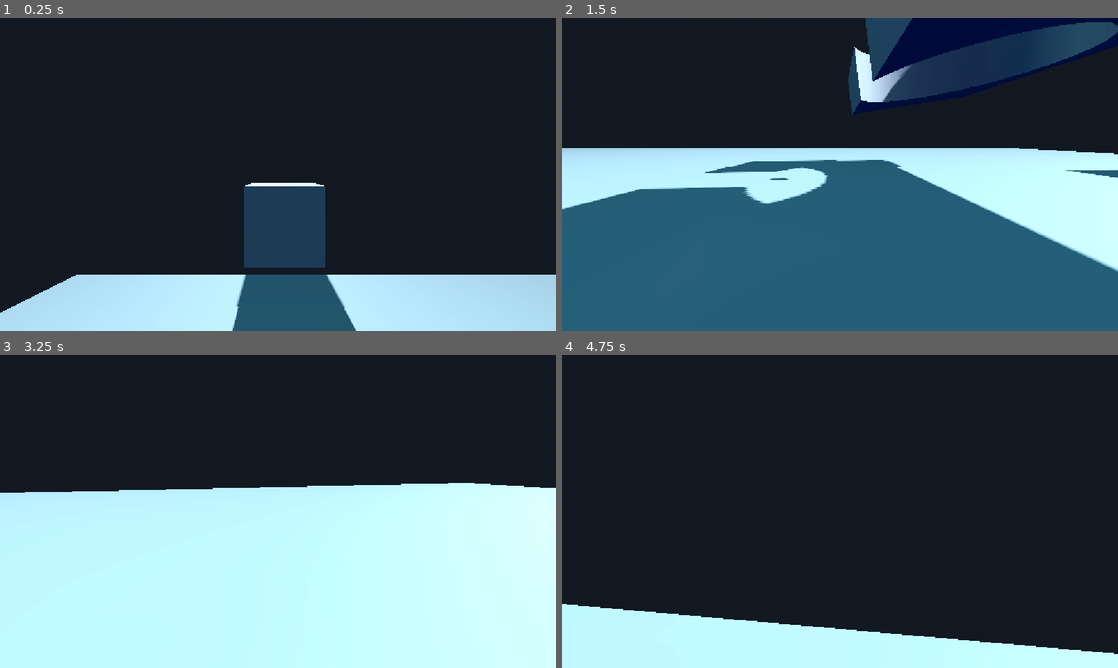
Above: before the commit, frames 1-4 (two rows, left to right).
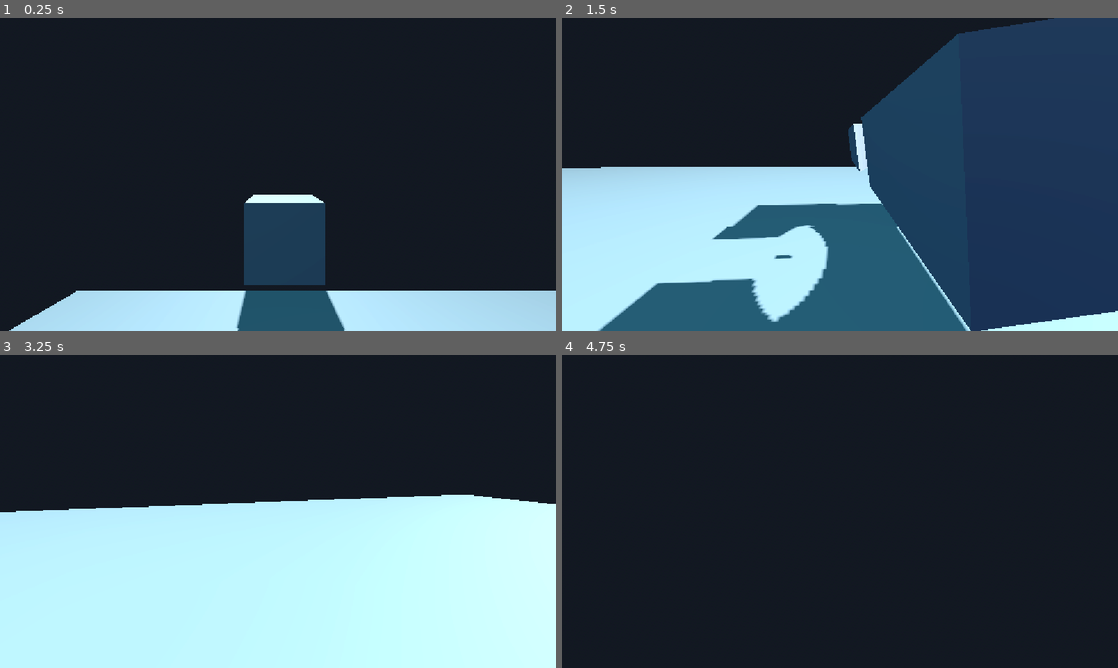
Above: after the commit, the same moments.

Repository: OrzBeta/Assignment3Godot
Game: Godot game, scene res://scenes/demo_scene.tscn
Same seed, same stepped clock (60 frames per second), same inputs: the game is played once before the commit and once after it.
Inputs (mouse positions are in pixels of both pictures, inside the frame that each line leads up to):
- Up to frame 1 (0.25 s): no input
- Up to frame 2 (1.5 s): tap Enter (ui_accept) at 0.5, 0.77 s; move the mouse to (962, 158) at 0.52 s; press the mouse at (962, 158) at 0.53 s; hold D (move_right) 0.53-1.28 s; move the mouse to (812, 174) at 1.27 s; release the mouse at (812, 174) at 1.28 s; hold W (move_forward) from 1.28 s (still down); click (812, 174) at 1.35 s
- Up to frame 3 (3.25 s): keep holding W (move_forward); tap Enter (ui_accept) at 1.52, 3.02 s; move the mouse to (289, 505) at 2.02 s; press the mouse at (289, 505) at 2.03 s; move the mouse to (272, 517) at 2.77 s; release the mouse at (272, 517) at 2.78 s; click (272, 517) at 2.85 s
- Up to frame 4 (4.75 s): keep holding W (move_forward); move the mouse to (878, 514) at 3.52 s; press the mouse at (878, 514) at 3.53 s; tap Enter (ui_accept) at 3.77, 4.52 s; move the mouse to (795, 508) at 4.27 s; release the mouse at (795, 508) at 4.28 s; click (795, 508) at 4.35 s

The runs differ from the first frame. In frame 1, 6.6% of the frame differs, in the area x 0-100%, y 52-100%; in frame 2, 57%, in the area x 0-100%, y 0-100%; in frame 3, 4.8%; in frame 4, 12%.

Commit message:
terminal velocity

Diff:
--- a/scenes/player.gd
+++ b/scenes/player.gd
@@ -2,7 +2,10 @@
 
 @export var SPEED = 5.0
 @export var JUMP_VELOCITY = 6
-@export var GravityConstant = 9.81
+#@export var GravityConstant = 9.81
+
+##instead, try using terminal velocity
+@export var Terminal_Velocity = 40
 
 
 var mouseCaptured := false
@@ -45,8 +48,10 @@
 func _physics_process(delta: float) -> void:
 	# Add the gravity.
 	if not is_on_floor():
-		#velocity += get_gravity() * delta
-		velocity.y = -GravityConstant
+		if velocity.y >= -40:
+			velocity += get_gravity() * delta
+
+		#velocity.y = -GravityConstant
 
 	# Handle jump.
 	if Input.is_action_just_pressed("ui_accept") and is_on_floor():
